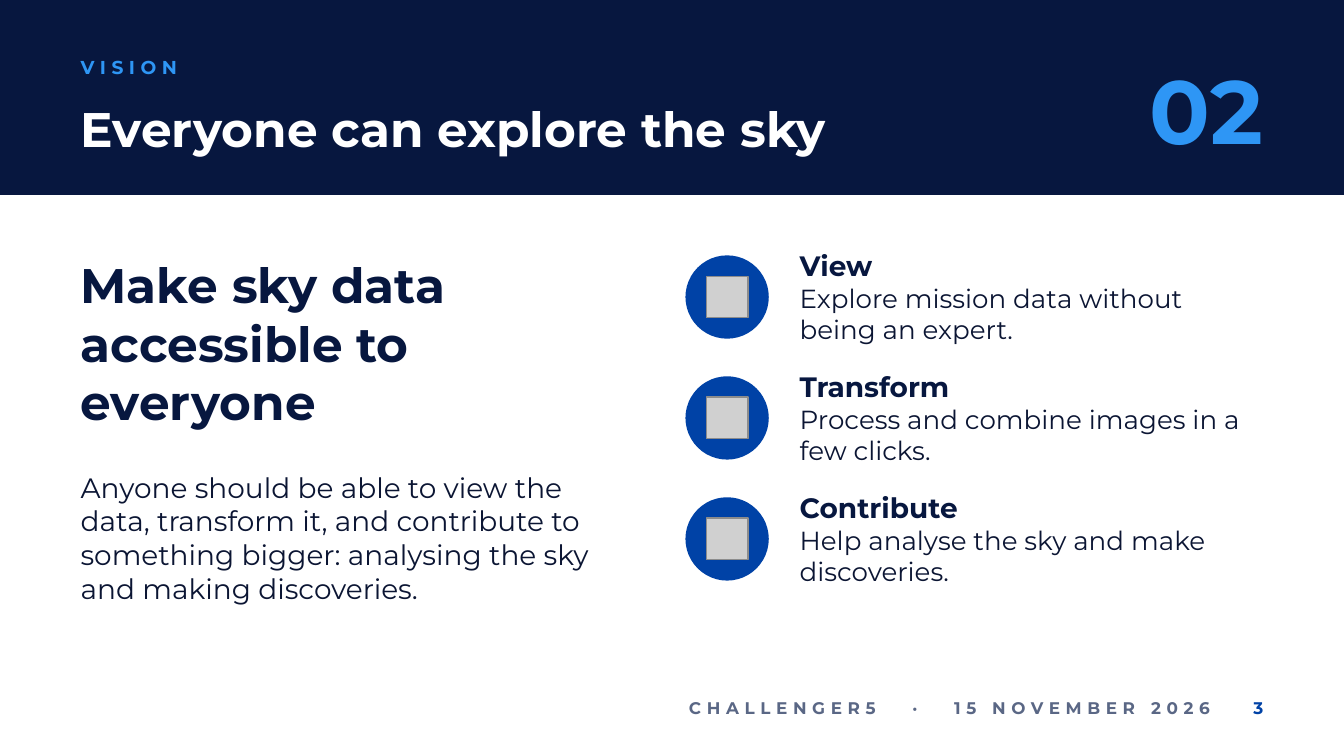
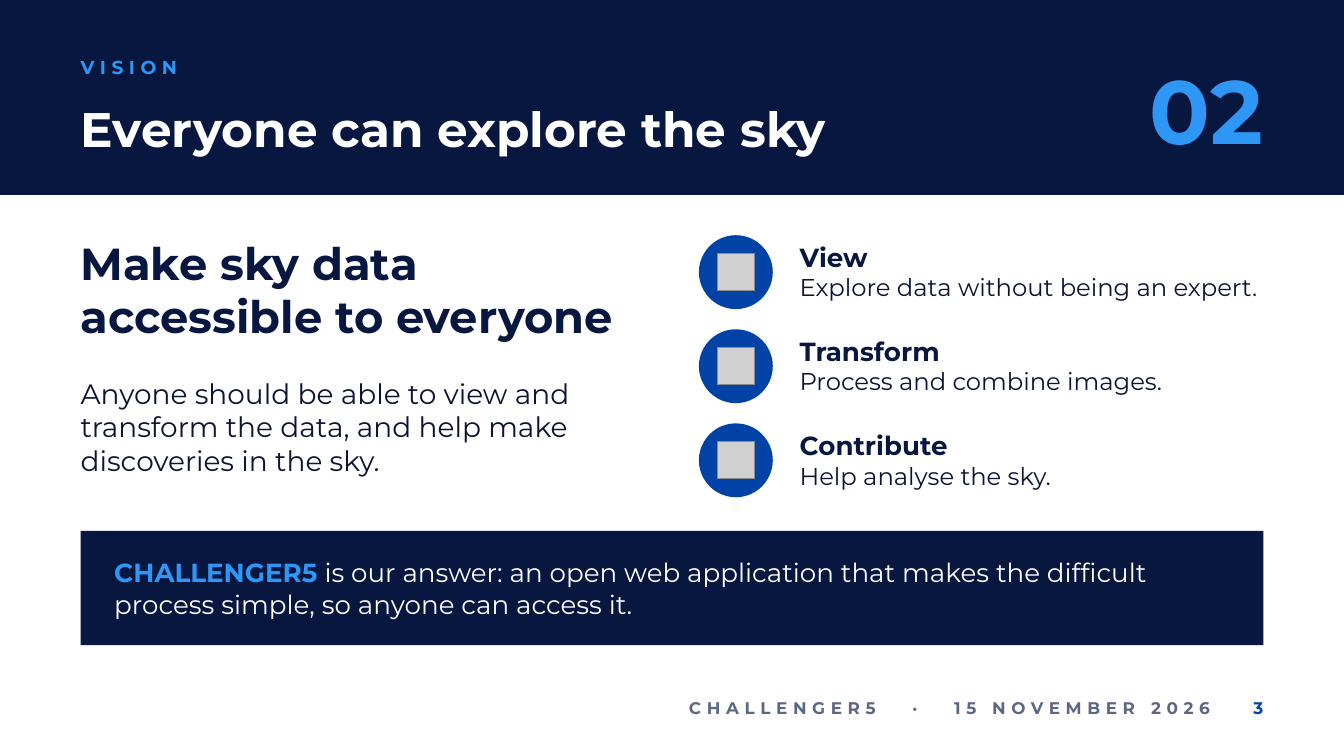
Before and after one commit to ngydc/sac-challenger5, a slide deck: slide 3 of docs/submission/CHALLENGER5_pitch.pptx. Drawn at 1344x756 pixels with LibreOffice and Linux fonts; fonts in the diff are those of the drawing; grey boxes stand for pictures; background and template pictures are left out. Boxes give left, top, right and bottom in pixels: in the first picture for what was removed or moved away, otherwise in the second. Text is boxed around its words. In the diff, an @@ line names an element or a change of style, - is before the commit and + after.

```diff
--- a/docs/submission/CHALLENGER5_pitch.pptx
+++ b/docs/submission/CHALLENGER5_pitch.pptx
@@ text "Make sky data accessible to ...": place and size @@
-text "Make sky data accessible to ..." at (81,267,446,430)
+text "Make sky data accessible to ..." at (81,246,613,342)
@@ text "Make sky data accessible to ..." at (81,246,613,342): size 26 to 24 pt @@
@@ ellipse: place and size @@
-ellipse at (685,255,769,339)
+ellipse at (699,235,773,309)
@@ text "View": place and size @@
-text "View" at (800,254,1182,345)
+text "View" at (800,246,1257,301)
@@ picture: place and size @@
-picture at (706,277,747,319)
+picture at (718,254,755,292)
@@ text at (800,246,868,268): size 15 to 14 pt in "View" @@
@@ text at (800,278,1257,301): text changed; size 14 to 13 pt @@
-Explore mission data without being an expert.
+Explore data without being an expert.
@@ ellipse: place and size @@
-ellipse at (685,376,769,460)
+ellipse at (699,329,773,403)
@@ text "Transform" at (800,372,1162,395): size 15 to 14 pt in "Transform" @@
@@ picture: place and size @@
-picture at (706,398,747,439)
+picture at (718,348,755,386)
@@ text at (81,383,569,477): text changed @@
-Anyone should be able to view the data, transform it, and contribute to something bigger: analysing the sky and making discoveries.
+Anyone should be able to view and transform the data, and help make discoveries in the sky.
@@ text at (800,372,1162,395): text changed; size 14 to 13 pt @@
-Process and combine images in a few clicks.
+Process and combine images.
@@ text "Contribute": place and size @@
-text "Contribute" at (800,496,1205,581)
+text "Contribute" at (800,434,1051,490)
@@ ellipse: place and size @@
-ellipse at (685,497,769,581)
+ellipse at (699,423,773,497)
@@ picture: place and size @@
-picture at (706,517,747,559)
+picture at (718,442,755,480)
@@ text at (800,434,948,456): size 15 to 14 pt in "Contribute" @@
@@ text at (800,467,1051,490): text changed; size 14 to 13 pt @@
-Help analyse the sky and make discoveries.
+Help analyse the sky.
@@ rectangle added at (81,531,1263,645), fill #07173F @@
@@ text added at (114,562,1147,620), 14 pt, text #FFFFFF @@
+CHALLENGER5 is our answer: an open web application that makes the difficult process simple, so anyone can access it.
```
Also in this commit, not shown: 5 other slides changed, 1 slide added, 1 slide removed.
